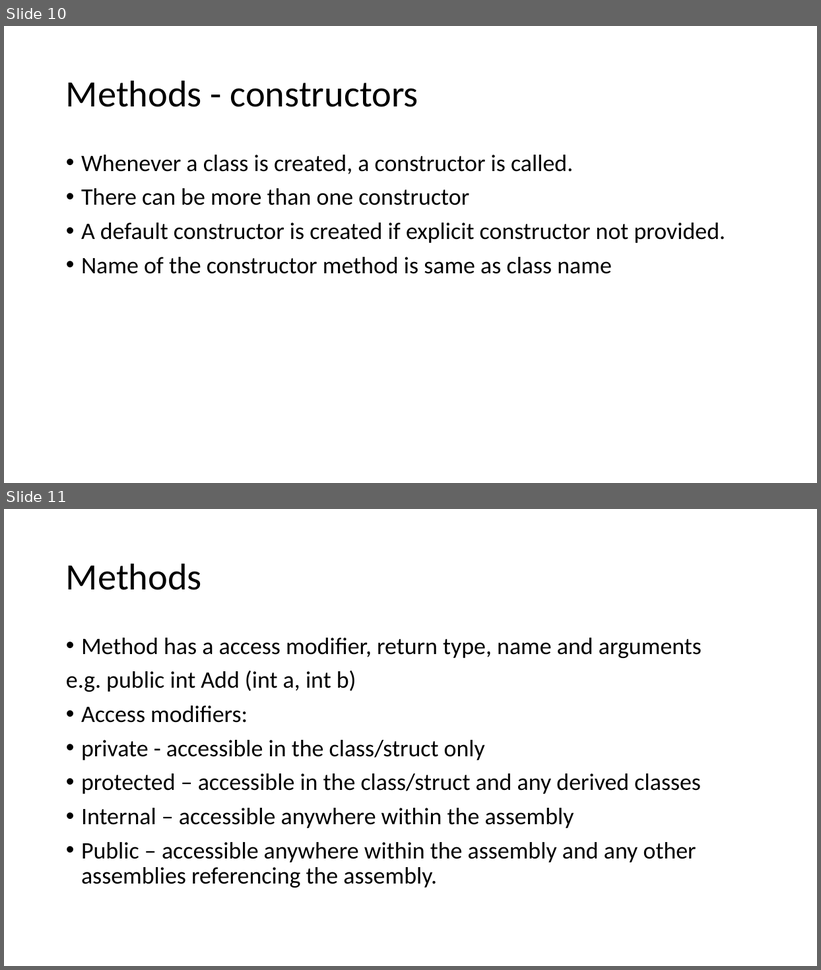
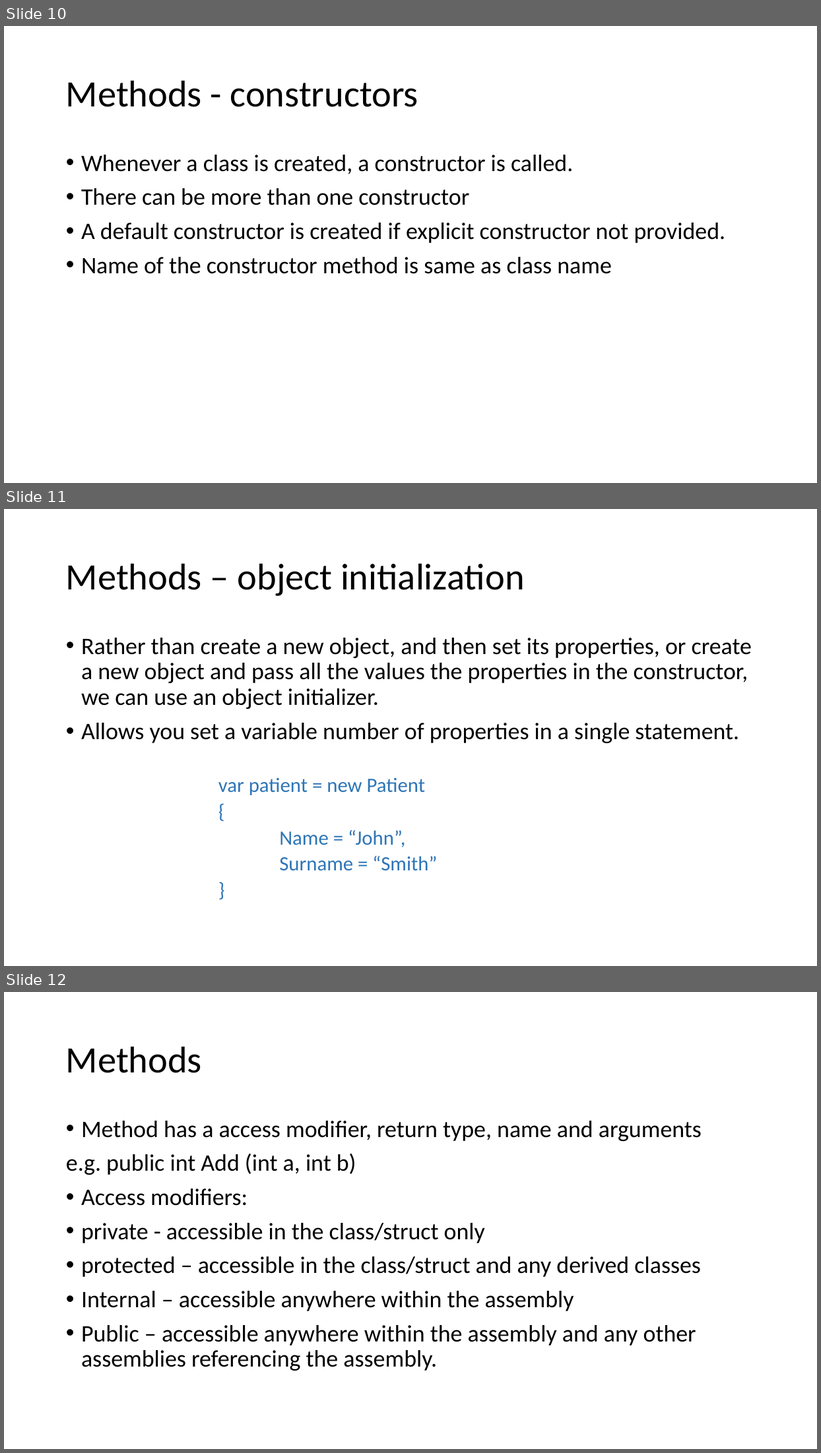
Before and after one commit to gavinhickford/Projects, a slide deck: Mentoring/Mentoring.pptx. Shown one above the other, each under a label of ours: slides 10 and 11 before the commit, slides 10, 11 and 12 after it. The pictures are 821x970 and 821x1453 pixels, drawn with LibreOffice and Linux fonts; fonts in the diff are those of the drawing. Boxes give left, top, right and bottom in pixels: in the first picture for what was removed or moved away, otherwise in the second. Text is boxed around its words. In the diff, an @@ line names an element or a change of style, - is before the commit and + after.

Commit message:
Updated slides

```diff
--- a/Mentoring/Mentoring.pptx
+++ b/Mentoring/Mentoring.pptx
@@ slide 11 added at (4, 509, 817, 966), background #FFFFFF @@
@@ title added at (66, 563, 525, 596), 44 pt, text #000000 @@
+Methods – object initialization
@@ text added at (81, 638, 752, 871), 28 pt, text #000000 @@
+• Rather than create a new object, and then set its properties, or create a new object and pass all the values the properties in the constructor, we can use an object initializer.
+• Allows you set a variable number of properties in a single statement.
+  var patient = new Patient
+  {
+  Name = “John”,
+  Surname = “Smith”
+  }
@@ what was slide 11 is now slide 12 @@
```
